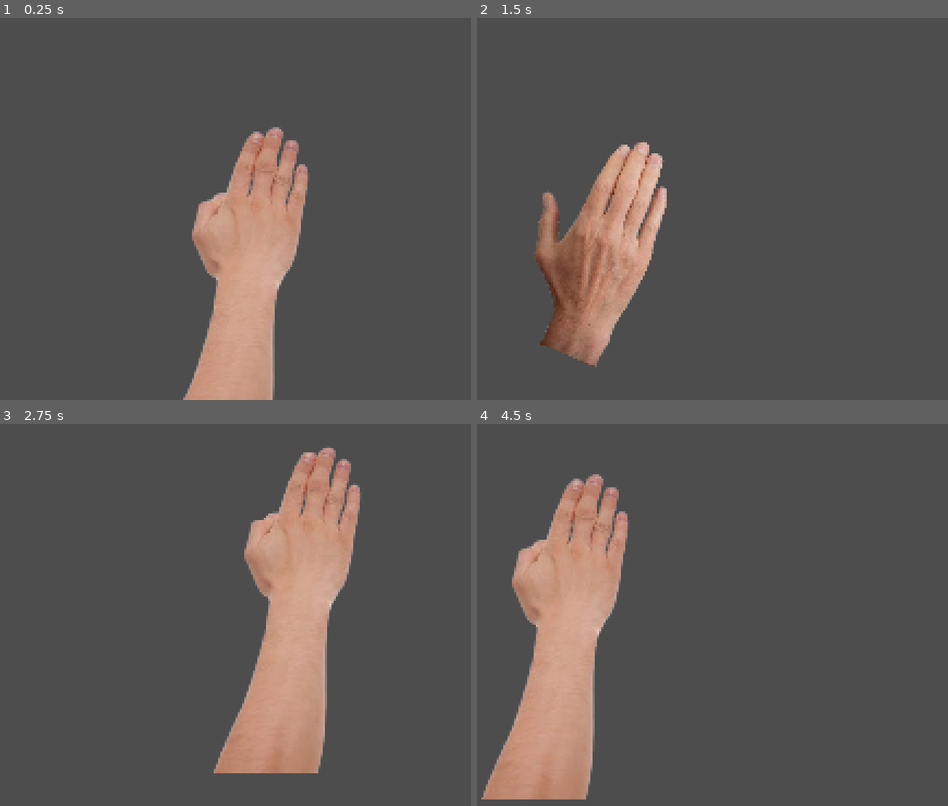
Above: before the commit, frames 1-4 (two rows, left to right).
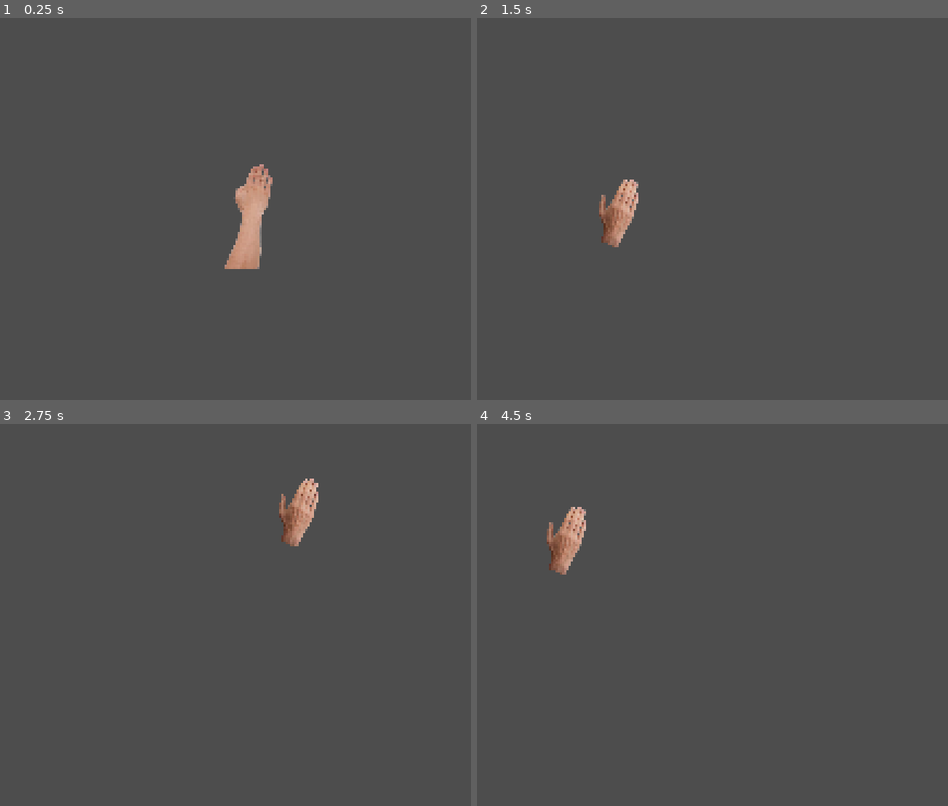
Above: after the commit, the same moments.

Repository: mattismoel/rage-room
Game: Godot game, scene res://scenes/player.tscn
The game is run twice, just before and just after one commit, with the same random seed, the same clock (stepped at 60 frames per second) and the same inputs. This scene is started directly instead of the project's main scene.
Inputs (mouse positions are in pixels of both pictures, inside the frame that each line leads up to):
- Up to frame 1 (0.25 s): no input
- Up to frame 2 (1.5 s): tap Enter at 0.5 s; move the mouse to (849, 182) at 0.52 s; press the mouse at (849, 182) at 0.53 s; tap Space at 1.25 s; move the mouse to (627, 224) at 1.27 s; release the mouse at (627, 224) at 1.28 s; tap Mouse wheel down (next_equipment) at 1.35 s
- Up to frame 3 (2.75 s): tap Enter at 2 s; move the mouse to (306, 523) at 2.02 s; hold Mouse wheel up (prev_equipment) from 2.03 s (still down)
- Up to frame 4 (4.5 s): tap Space at 2.75, 4.25 s; move the mouse to (707, 687) at 2.77 s; release Mouse wheel up (prev_equipment) at 2.78 s; tap E at 2.85 s; tap Enter at 3.5 s; move the mouse to (891, 668) at 3.52 s; tap 1 at 3.6 s; move the mouse to (575, 550) at 4.27 s; tap 2 at 4.35 s

The runs differ from the first frame. In frame 1, 10% of the frame differs, in the area x 38-66%, y 28-100%; in frame 2, 9.4%; in frame 3, 14%, in the area x 45-77%, y 6-92%; in frame 4, 14%.
Error in both runs: Invalid access to property or key 'mouse_entered' on a base object of type 'Nil'. (res://scripts/player/hand.gd:11)

Commit message:
updated sizes of prites etc to match new viewport

Diff:
--- a/scenes/equipment/bug_zapper.tscn
+++ b/scenes/equipment/bug_zapper.tscn
@@ -8,7 +8,7 @@
 script = ExtResource("1_fokec")
 
 [node name="Sprite2D" type="Sprite2D" parent="."]
-position = Vector2(5, -88)
+position = Vector2(7.82002, -46.8919)
 rotation = -0.664193
-scale = Vector2(0.37409, 0.37409)
+scale = Vector2(0.169044, 0.169044)
 texture = ExtResource("1_4nidy")
--- a/scenes/equipment/flyswatter.tscn
+++ b/scenes/equipment/flyswatter.tscn
@@ -8,7 +8,7 @@
 script = ExtResource("1_f644k")
 
 [node name="Sprite2D" type="Sprite2D" parent="."]
-position = Vector2(5, -71)
+position = Vector2(8.81988, -50.2216)
 rotation = 1.05835
-scale = Vector2(0.274518, 0.274518)
+scale = Vector2(0.170876, 0.170876)
 texture = ExtResource("1_tppsa")
--- a/scenes/inventory.tscn
+++ b/scenes/inventory.tscn
@@ -7,63 +7,60 @@
 [ext_resource type="Resource" uid="uid://dy1f754kra1gv" path="res://scenes/equipment/entries/bug_zapper.tres" id="5_uae8j"]
 
 [sub_resource type="RectangleShape2D" id="RectangleShape2D_hj2ta"]
-size = Vector2(176, 104.5)
+size = Vector2(79, 48)
 
 [node name="Inventory" type="Node2D" node_paths=PackedStringArray("inventory_area")]
 script = ExtResource("1_uae8j")
 inventory_area = NodePath("HoverArea/CollisionShape2D")
 
 [node name="Belt" type="Sprite2D" parent="."]
-position = Vector2(84.796, 270.15)
 rotation = -0.00110836
-scale = Vector2(0.30326, 0.30326)
+scale = Vector2(0.168978, 0.168978)
 texture = ExtResource("2_ty45s")
 
 [node name="HoverArea" type="Area2D" parent="."]
-position = Vector2(84, 264)
 
 [node name="CollisionShape2D" type="CollisionShape2D" parent="HoverArea"]
-position = Vector2(8, 1.75)
+position = Vector2(-0.5, 0)
 shape = SubResource("RectangleShape2D_hj2ta")
 
 [node name="InventorySlot" type="Button" parent="."]
-offset_left = 7.0
-offset_top = 242.0
-offset_right = 96.0
-offset_bottom = 273.0
-scale = Vector2(0.562755, 0.562755)
+offset_left = -38.0
+offset_top = -14.0
+offset_right = 51.0
+offset_bottom = 17.0
+scale = Vector2(0.248057, 0.316245)
 script = ExtResource("3_ty45s")
 initial_equipment = ExtResource("4_yyk2a")
 
 [node name="InventorySlot2" type="Button" parent="."]
-offset_left = 25.0
-offset_top = 270.0
-offset_right = 114.0
-offset_bottom = 301.0
-scale = Vector2(0.562755, 0.562755)
+offset_left = -36.0
+offset_top = -1.0
+offset_right = 53.0
+offset_bottom = 30.0
+scale = Vector2(0.248057, 0.316245)
 script = ExtResource("3_ty45s")
 
 [node name="InventorySlot3" type="Button" parent="."]
-offset_left = 66.0
-offset_top = 249.0
-offset_right = 155.0
-offset_bottom = 280.0
-scale = Vector2(0.562755, 0.562755)
+offset_left = -11.0
+offset_top = -10.0
+offset_right = 78.0
+offset_bottom = 21.0
+scale = Vector2(0.248057, 0.316245)
 script = ExtResource("3_ty45s")
 initial_equipment = ExtResource("5_uae8j")
 
 [node name="InventorySlot4" type="Button" parent="."]
-offset_left = 105.0
-offset_top = 269.0
-offset_right = 194.0
-offset_bottom = 300.0
-scale = Vector2(0.562755, 0.562755)
+offset_left = 15.0
+offset_right = 104.0
+offset_bottom = 31.0
+scale = Vector2(0.248057, 0.316245)
 script = ExtResource("3_ty45s")
 
 [node name="InventorySlot5" type="Button" parent="."]
-offset_left = 126.0
-offset_top = 246.0
-offset_right = 215.0
-offset_bottom = 277.0
-scale = Vector2(0.562755, 0.562755)
+offset_left = 17.0
+offset_top = -13.0
+offset_right = 106.0
+offset_bottom = 18.0
+scale = Vector2(0.248057, 0.316245)
 script = ExtResource("3_ty45s")
--- a/scenes/player.tscn
+++ b/scenes/player.tscn
@@ -27,40 +27,39 @@
 z_index = 1
 script = ExtResource("3_y4r1p")
 initial_state = NodePath("Idle")
-debug_change_state = true
 metadata/_custom_type_script = "uid://ca42s16x5547g"
 
 [node name="Idle" type="Node2D" parent="StateMachine" node_paths=PackedStringArray("selection_area", "pick_up_state", "smack_state")]
-visible = false
+scale = Vector2(0.999983, 0.988788)
 script = ExtResource("3_qlg0r")
 selection_area = NodePath("Area2D")
 pick_up_state = NodePath("../Pick up")
 smack_state = NodePath("../Smack")
 
 [node name="Sprite2D" type="Sprite2D" parent="StateMachine/Idle"]
-position = Vector2(-5.72925, 31.0512)
-scale = Vector2(0.51175, 0.462724)
+position = Vector2(-2.00336, 3.03177)
+scale = Vector2(0.165986, 0.150084)
 texture = ExtResource("4_smehm")
 
 [node name="Area2D" type="Area2D" parent="StateMachine/Idle"]
 
 [node name="CollisionShape2D" type="CollisionShape2D" parent="StateMachine/Idle/Area2D"]
-position = Vector2(-1, 2)
+position = Vector2(0.00665021, -6.06803)
 rotation = 0.324872
-scale = Vector2(0.68, 0.96)
+scale = Vector2(0.166281, 0.295136)
 shape = SubResource("CircleShape2D_smehm")
 
-[node name="Smack" type="Node2D" parent="StateMachine" node_paths=PackedStringArray("selection_area", "idle_state")]
+[node name="Smack" type="Node2D" parent="StateMachine" node_paths=PackedStringArray("hit_area", "idle_state")]
 visible = false
 position = Vector2(-1, 6)
 script = ExtResource("4_dqkch")
-selection_area = NodePath("Area2D")
+hit_area = NodePath("Area2D")
 idle_state = NodePath("../Idle")
 
 [node name="Sprite2D" type="Sprite2D" parent="StateMachine/Smack"]
-position = Vector2(-8, -3)
+position = Vector2(-1.99113, -14.0033)
 rotation = 0.390436
-scale = Vector2(0.268589, 0.268589)
+scale = Vector2(0.0827047, 0.0827047)
 texture = ExtResource("3_qhqgy")
 
 [node name="Area2D" type="Area2D" parent="StateMachine/Smack"]
@@ -69,7 +68,8 @@
 scale = Vector2(0.452091, 1)
 
 [node name="CollisionShape2D" type="CollisionShape2D" parent="StateMachine/Smack/Area2D"]
-position = Vector2(2.00865, 0.982509)
+position = Vector2(2.04823, -8.01624)
+scale = Vector2(0.303766, 0.303766)
 shape = SubResource("CircleShape2D_smehm")
 
 [node name="Pick up" type="Node2D" parent="StateMachine" node_paths=PackedStringArray("equipment_state", "idle_state")]
@@ -79,17 +79,17 @@
 idle_state = NodePath("../Idle")
 
 [node name="Sprite2D" type="Sprite2D" parent="StateMachine/Pick up"]
-position = Vector2(-2.05098, 45.9977)
-rotation = 2.46684
-scale = Vector2(0.222363, 0.216348)
+position = Vector2(7.99224, 7.00886)
+rotation = 1.60354
+scale = Vector2(0.0518226, 0.0504208)
 texture = ExtResource("9_f1ej7")
 
 [node name="Area2D" type="Area2D" parent="StateMachine/Pick up"]
 
 [node name="CollisionShape2D" type="CollisionShape2D" parent="StateMachine/Pick up/Area2D"]
-position = Vector2(-1, 2)
+position = Vector2(0, 1.19209e-07)
 rotation = 0.324872
-scale = Vector2(0.0853466, 0.0855763)
+scale = Vector2(0.0468719, 0.0469981)
 shape = SubResource("CircleShape2D_smehm")
 
 [node name="Equiment" type="Node2D" parent="StateMachine" node_paths=PackedStringArray("idle_state", "pick_up_state")]
@@ -101,6 +101,7 @@
 
 [node name="Sprite2D" type="Sprite2D" parent="StateMachine/Equiment"]
 z_index = 1
-position = Vector2(4.9601, 36.0055)
+position = Vector2(1.00222, -1.99889)
 rotation = -0.47822
+scale = Vector2(0.251999, 0.251999)
 texture = ExtResource("5_qlg0r")
